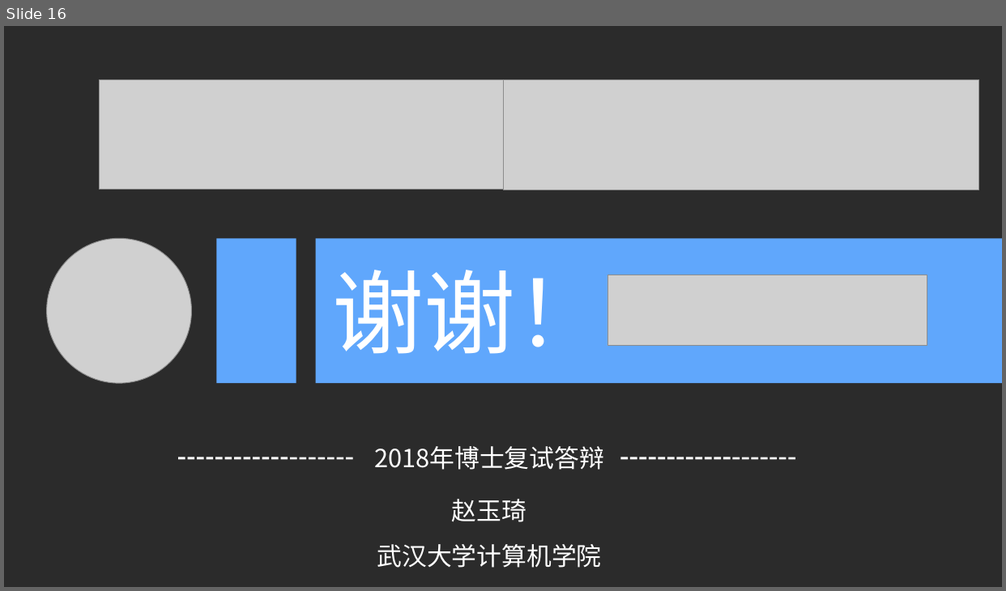
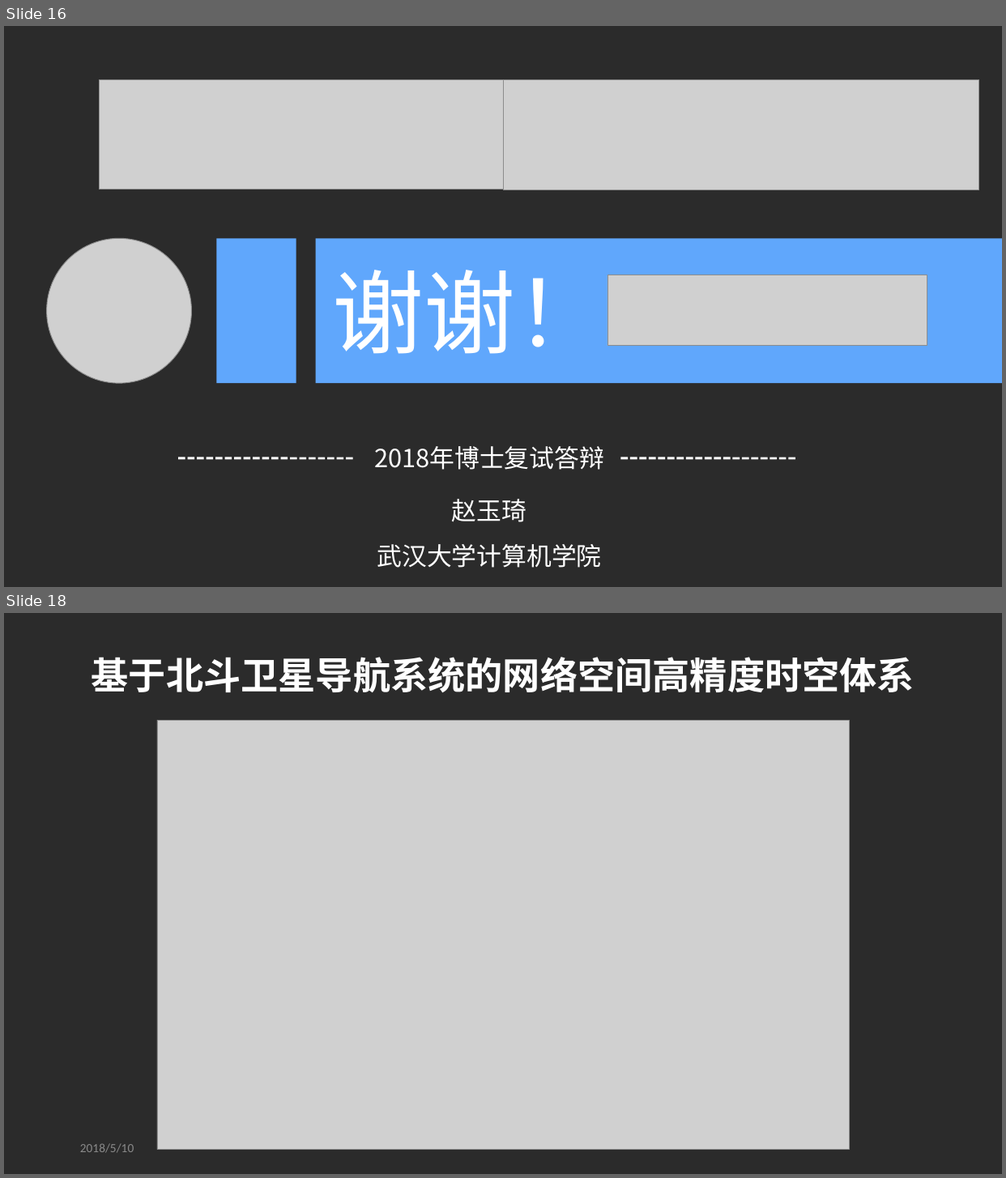
Before and after one commit to henryzhao/graduate, a slide deck: 赵玉琦2018年博士复试专家组考核答辩.pptx. Shown one above the other, each under a label of ours: slide 16 before the commit, slides 16 and 18 after it; the slides between them are not shown. The pictures are 1006x591 and 1006x1178 pixels, drawn with LibreOffice and Linux fonts; fonts in the diff are those of the drawing; grey boxes stand for pictures; background and template pictures are left out; a plain dark background stands for a picture behind light text. Boxes give left, top, right and bottom in pixels: in the first picture for what was removed or moved away, otherwise in the second. Text is boxed around its words. In the diff, an @@ line names an element or a change of style, - is before the commit and + after.

```diff
--- a/赵玉琦2018年博士复试专家组考核答辩.pptx
+++ b/赵玉琦2018年博士复试专家组考核答辩.pptx
@@ slide 18 added at box(4, 613, 1002, 1174), background picture (left out) @@
@@ text added at box(91, 657, 914, 692), 36 pt, text #FFFFFF, bold @@
+基于北斗卫星导航系统的网络空间高精度时空体系
@@ picture added at box(157, 720, 849, 1150) @@
@@ text added at box(80, 1144, 134, 1153), 12 pt, text #898989 @@
+2018/5/10
```
Also in this commit, not shown: 8 slides changed, 1 other slide added, 1 other file.
